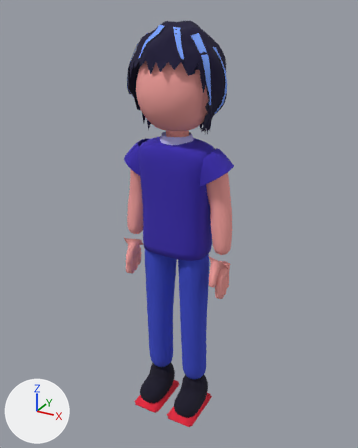
An edit to the glTF model site/public/media/man/man.glb, drawn before and after from the same camera.
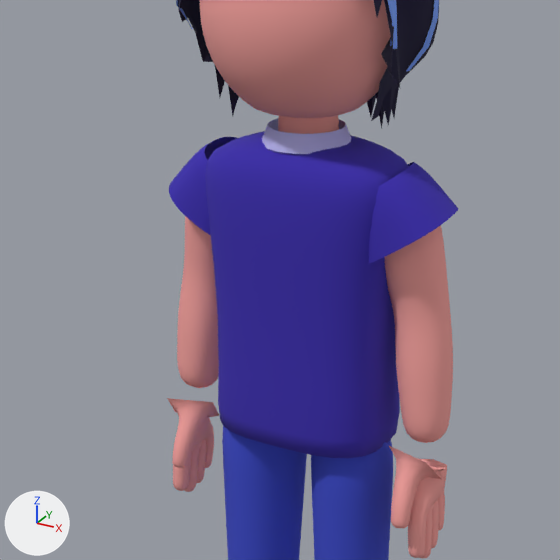
There are two pictures of each version: one whole from a camera (50 mm lens) standing at (1.025, -1.848, 1.958) and looking at (-0.011, 0.037, 1.016), one close up on the part from 17% to 76% of the width and 19% to 67% of the height. Every picture has the same lights, and +X, +Y and +Z are marked at lower left. The last two pictures show the newer version. Vertices at exactly the same position are counted once.

Objects in the first close-up: 'arm.L', 'arm.R', 'collar', 'hair', 'hand.L', 'hand.R', 'head', 'jeans.L', 'jeans.R', 'sleeve.L', 'sleeve.R', 'tee' and 2 more.
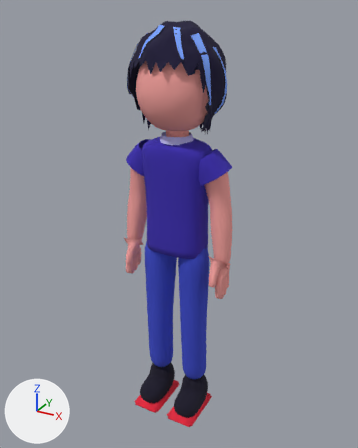
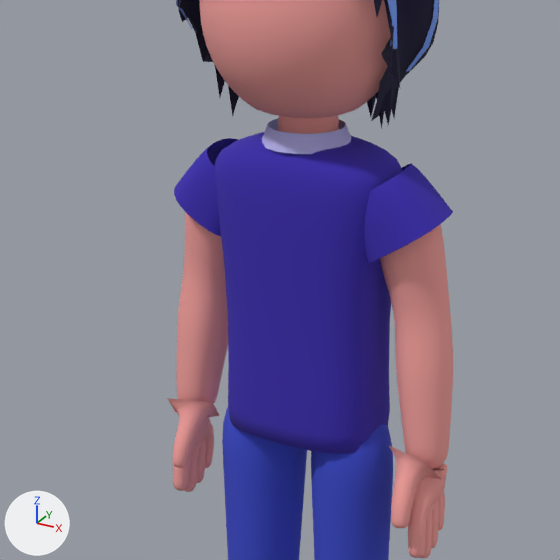
Location of each change, (x1, y1, x2, y2) in pixels of the close-ups (560 x 560 px; the box of a moved part takes in the faces that stretch with it):
'tee', reshaped (8% narrower): before (205, 131, 409, 458); after (215, 132, 403, 454)
'arm.L', reshaped (7% wider, 12% taller): before (385, 225, 453, 443); after (380, 224, 453, 469)
'arm.R', reshaped: before (177, 216, 219, 388); after (176, 212, 228, 404)
'sleeve.L', reshaped: before (369, 162, 458, 264); after (364, 163, 453, 263)
'sleeve.R', reshaped: before (169, 137, 237, 235); after (174, 138, 238, 236)
part 1 of me_arm_l, moved or reshaped: before (398, 384, 452, 443); after (398, 383, 453, 469)
part 2 of me_arm_r, moved or reshaped: before (177, 332, 219, 388); after (176, 332, 228, 404)

What changed in the scene script:
```text
Change me_arm_l:
    remove me_arm_l.from_pydata(...)  # 418 vertices, 832 faces; spans x 0.127..0.271, y -0.048..0.063, z 0.935..1.35
    add me_arm_l.from_pydata(...)  # 482 vertices, 960 faces; spans x 0.127..0.273, y -0.048..0.063, z 0.887..1.35
    me_arm_l part 1
    11 vertices are removed from x 0.207..0.259, y -0.03..0.023, z 0.935..0.951
    42 faces are deleted
    5 vertices in x 0.231..0.249, y 0.04..0.048, z 0.979..1.018 move by (0.0, 0.001, 0.0)
    5 vertices in x 0.181..0.197, y -0.027..0.038, z 0.995..1.018 move by (-0.001, 0.0, 0.0)
    4 vertices in x 0.189..0.216, y 0.022..0.042, z 0.976..0.995 move by (-0.001, 0.001, 0.001)
    4 vertices in x 0.261..0.27, y -0.004..0.029, z 1.001..1.024 move by (0.001, 0.0, 0.001)
    3 vertices in x 0.177..0.203, y -0.038..0.01, z 0.996..1.033 move by (-0.001, 0.0, 0.001)
    3 vertices in x 0.222..0.254, y -0.042..-0.032, z 0.986..1.025 move by (0.0, -0.001, 0.001)
    72 vertices move from x 0.182..0.271, y -0.042..0.051, z 0.936..1.035 to x 0.182..0.273, y -0.043..0.052, z 0.917..1.036
    75 vertices are added at x 0.196..0.271, y -0.043..0.03, z 0.887..0.938
    170 new faces join them
Change me_arm_r:
    remove me_arm_r.from_pydata(...)  # 418 vertices, 832 faces; spans x -0.271..-0.127, y -0.048..0.063, z 0.935..1.35
    add me_arm_r.from_pydata(...)  # 482 vertices, 960 faces; spans x -0.273..-0.127, y -0.048..0.063, z 0.887..1.35
    me_arm_r part 2
    10 vertices are removed from x -0.259..-0.207, y -0.03..0.023, z 0.935..0.951
    40 faces are deleted
    5 vertices in x -0.249..-0.231, y 0.04..0.048, z 0.979..1.018 move by (0.0, 0.001, 0.0)
    5 vertices in x -0.197..-0.181, y -0.027..0.038, z 0.995..1.018 move by (0.001, 0.0, 0.0)
    4 vertices in x -0.216..-0.189, y 0.022..0.042, z 0.976..0.995 move by (0.001, 0.001, 0.001)
    4 vertices in x -0.27..-0.261, y -0.004..0.029, z 1.001..1.024 move by (-0.001, 0.0, 0.001)
    3 vertices in x -0.203..-0.177, y -0.038..0.01, z 0.996..1.033 move by (0.001, 0.0, 0.001)
    3 vertices in x -0.265..-0.237, y -0.04..-0.019, z 0.987..1.025 move by (-0.001, -0.001, 0.001)
    73 vertices move from x -0.271..-0.182, y -0.042..0.051, z 0.936..1.035 to x -0.273..-0.182, y -0.043..0.052, z 0.916..1.036
    74 vertices are added at x -0.272..-0.198, y -0.043..0.032, z 0.887..0.938
    168 new faces join them
Change me_sleeve_l:
    remove me_sleeve_l.from_pydata(...)  # 240 vertices, 384 faces; spans x 0.078..0.258, y -0.076..0.09, z 1.243..1.408
    add me_sleeve_l.from_pydata(...)  # 240 vertices, 384 faces; spans x 0.081..0.249, y -0.068..0.082, z 1.248..1.406
    me_sleeve_l part 3: 240 of 240 vertices moved; they spanned x 0.078..0.258, y -0.076..0.09, z 1.243..1.408 and now span x 0.081..0.249, y -0.068..0.082, z 1.248..1.406; mean shift (0.0, 0.0, 0.0)
Change me_sleeve_r:
    remove me_sleeve_r.from_pydata(...)  # 240 vertices, 384 faces; spans x -0.258..-0.078, y -0.076..0.09, z 1.243..1.408
    add me_sleeve_r.from_pydata(...)  # 240 vertices, 384 faces; spans x -0.249..-0.081, y -0.068..0.082, z 1.248..1.406
    me_sleeve_r part 4: 240 of 240 vertices moved; they spanned x -0.258..-0.078, y -0.076..0.09, z 1.243..1.408 and now span x -0.249..-0.081, y -0.068..0.082, z 1.248..1.406; mean shift (0.0, 0.0, 0.0)
Change me_tee:
    remove me_tee.from_pydata(...)  # 721 vertices, 1392 faces; spans x -0.177..0.177, y -0.11..0.11, z 0.9..1.434
    add me_tee.from_pydata(...)  # 721 vertices, 1392 faces; spans x -0.161..0.161, y -0.096..0.096, z 0.9..1.434
    me_tee part 5: 672 of 721 vertices moved; they spanned x -0.177..0.177, y -0.11..0.11, z 0.903..1.429 and now span x -0.161..0.161, y -0.096..0.096, z 0.903..1.429; mean shift (0.0, 0.0, 0.0); largest move (0.148, -0.068, 1.207) -> (0.132, -0.059, 1.207)
```
